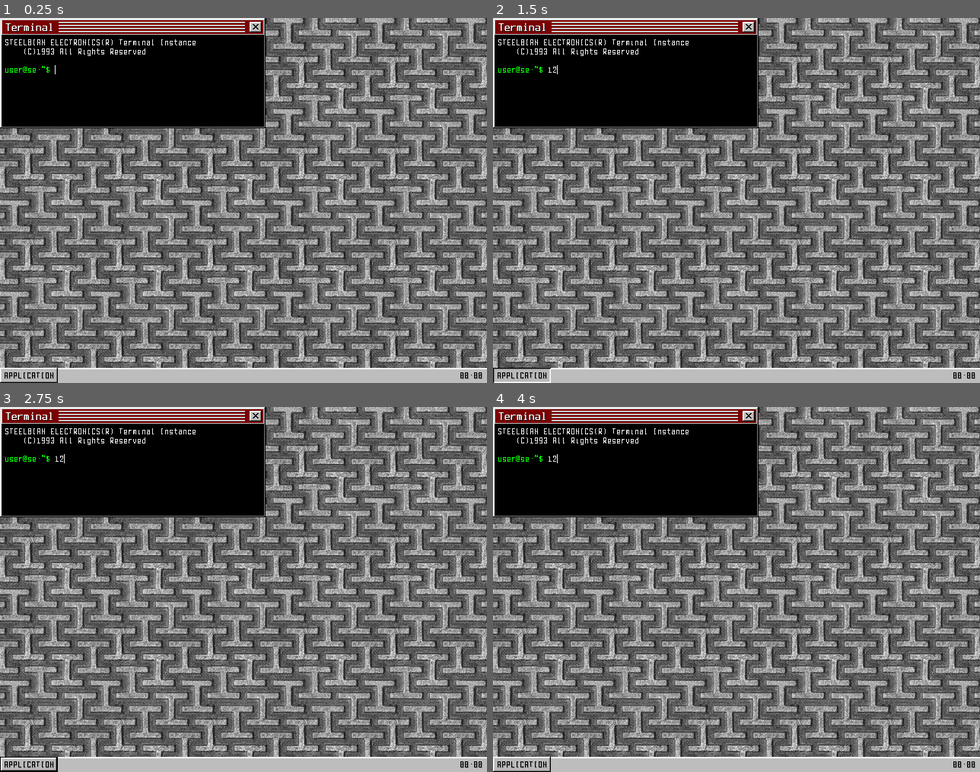
Above: before the commit, frames 1-4 (two rows, left to right).
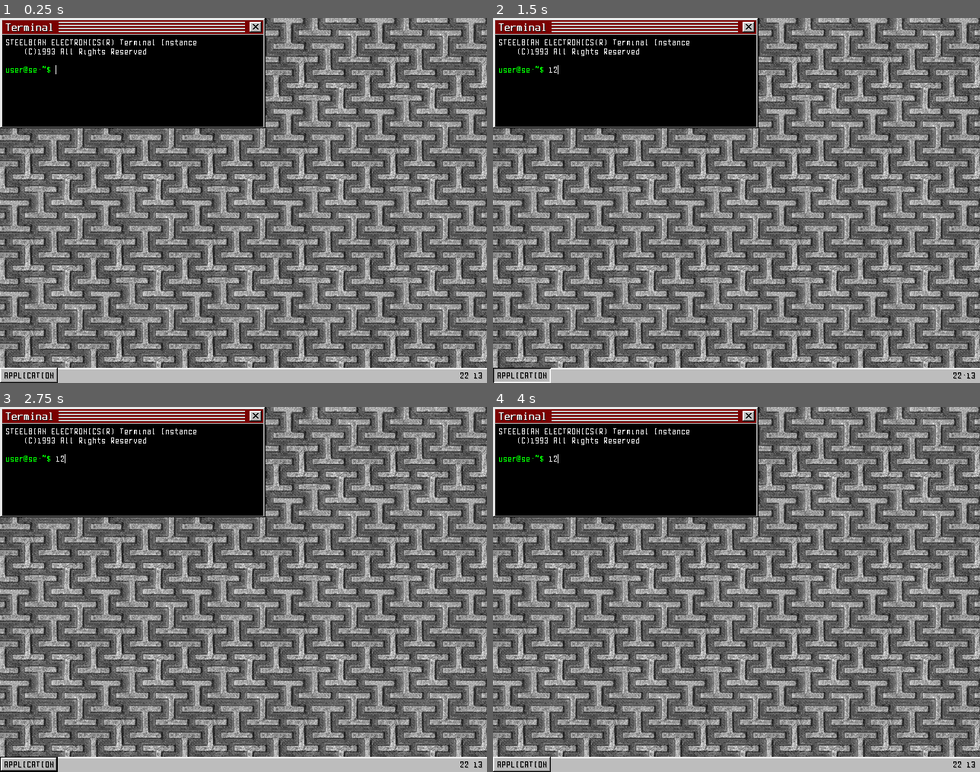
Above: after the commit, the same moments.

Repository: jeff-fantastic/steelbian-widget
Game: Godot game, scene res://main/main.tscn
The game is run twice, just before and just after one commit, with the same random seed, the same clock (stepped at 60 frames per second) and the same inputs. The project has no main scene, so this scene is started directly.
Inputs (mouse positions are in pixels of both pictures, inside the frame that each line leads up to):
- Up to frame 1 (0.25 s): no input
- Up to frame 2 (1.5 s): click (648, 69) at 0.52 s; type "12" at 0.6 s; click "APPLICATION" at 1.25 s
- Up to frame 3 (2.75 s): click "APPLICATION" at 2 s
- Up to frame 4 (4 s): click "APPLICATION" at 2.75 s; tap Enter at 3.5 s; move the mouse to (624, 414) at 3.52 s

The runs differ from the first frame. In frame 1, 0.5% of the frame differs, in the area x 0-99%, y 4-99%; in frame 2, 0.6%; in frame 3, 0.6%; in frame 4, 0.6%.

Commit message:
fix window padding

Diff:
--- a/main/main.tscn
+++ b/main/main.tscn
@@ -1,9 +1,10 @@
-[gd_scene load_steps=7 format=3 uid="uid://cm35u14ks3x1o"]
+[gd_scene load_steps=8 format=3 uid="uid://cm35u14ks3x1o"]
 
 [ext_resource type="Theme" uid="uid://cscc6awgjeb1d" path="res://theme.tres" id="1_hj42y"]
 [ext_resource type="PackedScene" uid="uid://5tlio3jqq220" path="res://main/terminal.tscn" id="2_oi24k"]
 [ext_resource type="Texture2D" uid="uid://b7quoblr6rsca" path="res://main/theme/background.png" id="3_70jc8"]
 [ext_resource type="PackedScene" uid="uid://bydnux7x87sfx" path="res://main/scene/window.tscn" id="3_b56jo"]
+[ext_resource type="Script" path="res://main/script/tsk_time.gd" id="3_s6g3q"]
 
 [sub_resource type="LabelSettings" id="LabelSettings_pr8e8"]
 font_size = 12
@@ -73,6 +74,10 @@
 text = "00:00 "
 label_settings = SubResource("LabelSettings_aciqe")
 vertical_alignment = 1
+script = ExtResource("3_s6g3q")
+
+[node name="update" type="Timer" parent="desktop/taskbar/sort/time"]
+autostart = true
 
 [node name="window" parent="desktop" instance=ExtResource("3_b56jo")]
 anchor_right = 0.545188
@@ -89,6 +94,7 @@
 
 [node name="terminal" parent="desktop/window/sort/container/display/application" index="0" instance=ExtResource("2_oi24k")]
 
+[connection signal="timeout" from="desktop/taskbar/sort/time/update" to="desktop/taskbar/sort/time" method="_update"]
 [connection signal="close_requested" from="desktop/window/sort/titlebar" to="desktop/window" method="close_requested"]
 
 [editable path="desktop/window"]
--- a/main/scene/window.tscn
+++ b/main/scene/window.tscn
@@ -39,9 +39,9 @@
 
 [sub_resource type="StyleBoxTexture" id="StyleBoxTexture_qvi2a"]
 texture = ExtResource("2_640l5")
-texture_margin_left = 2.0
+texture_margin_left = 3.0
 texture_margin_top = 1.0
-texture_margin_right = 2.0
+texture_margin_right = 3.0
 texture_margin_bottom = 2.0
 region_rect = Rect2(0, 21, 64, 43)
 
@@ -111,7 +111,7 @@
 canvas_item_default_texture_filter = 0
 audio_listener_enable_2d = true
 audio_listener_enable_3d = true
-size = Vector2i(242, 122)
+size = Vector2i(240, 122)
 render_target_update_mode = 4
 
 [connection signal="close_requested" from="sort/titlebar" to="." method="close_requested"]
--- /dev/null
+++ b/main/script/tsk_time.gd
@@ -0,0 +1,20 @@
+# tsk_time.gd
+extends Label
+
+## Reference to update timer
+@onready var timer_update : Timer = $update
+
+## Whether or not to populate colon
+var add_colon : bool = false
+
+func _ready() -> void:
+	_update()
+
+func _update() -> void:
+	# Get time from OS
+	var dict = Time.get_time_dict_from_system()
+	var str = ("%02d:%02d " if add_colon else "%02d %02d ") % [dict.hour, dict.minute]
+	add_colon = !add_colon
+
+	# Set string
+	text = str
